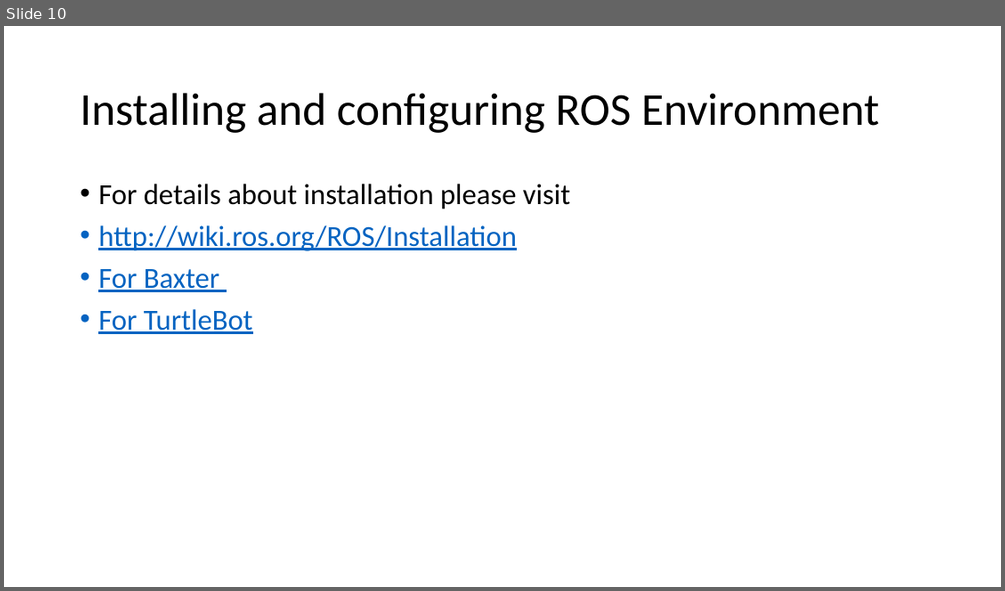
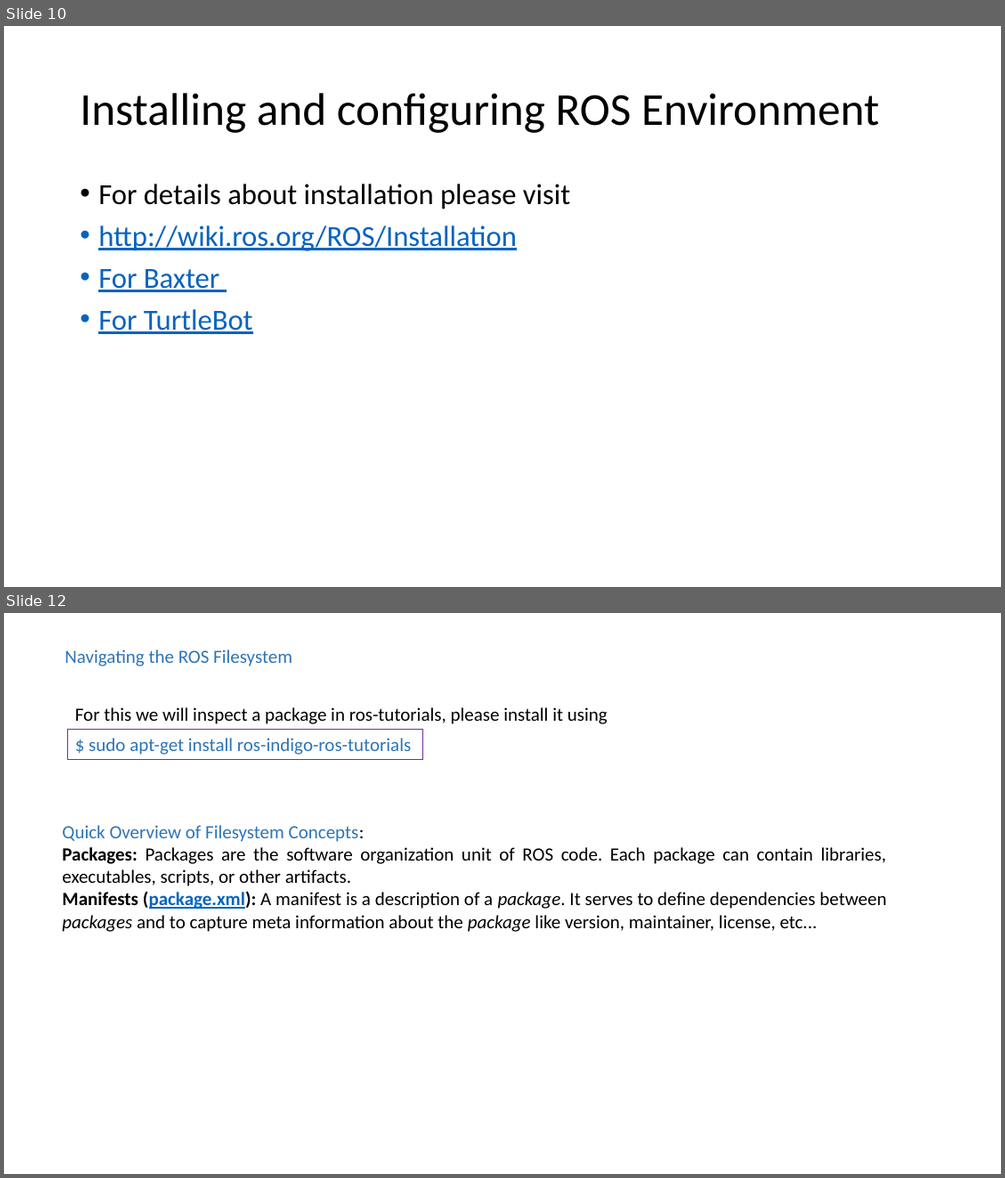
Before and after one commit to vishal-kit/ROS_Lec_1, a slide deck: ROS lec 1.pptx. Shown one above the other, each under a label of ours: slide 10 before the commit, slides 10 and 12 after it; the slides between them are not shown. The pictures are 1005x591 and 1005x1178 pixels, drawn with LibreOffice and Linux fonts; fonts in the diff are those of the drawing. Boxes give left, top, right and bottom in pixels: in the first picture for what was removed or moved away, otherwise in the second. Text is boxed around its words. In the diff, an @@ line names an element or a change of style, - is before the commit and + after.

```diff
--- a/ROS lec 1.pptx
+++ b/ROS lec 1.pptx
@@ slide 12 added at <box>4,613,1001,1174</box>, background #FFFFFF @@
@@ text added at <box>65,649,292,666</box>, 18 pt, text #2E75B6 @@
+Navigating the ROS Filesystem
@@ text added at <box>75,707,607,724</box>, 18 pt, text #000000 @@
+For this we will inspect a package in ros-tutorials, please install it using
@@ rectangle added at <box>67,729,423,759</box>, outline #7030A0 0.75 pt, 18 pt, text #2E75B6 @@
+$ sudo apt-get install ros-indigo-ros-tutorials
@@ text added at <box>62,825,887,932</box>, 18 pt, text #000000 @@
+Quick Overview of Filesystem Concepts:
+Packages: Packages are the software organization unit of ROS code. Each package can contain libraries, executables, scripts, or other artifacts.
+Manifests (package.xml): A manifest is a description of a package. It serves to define dependencies between packages and to capture meta information about the package like version, maintainer, license, etc...
```
Also in this commit, not shown: 6 other slides added, 1 slide removed.
